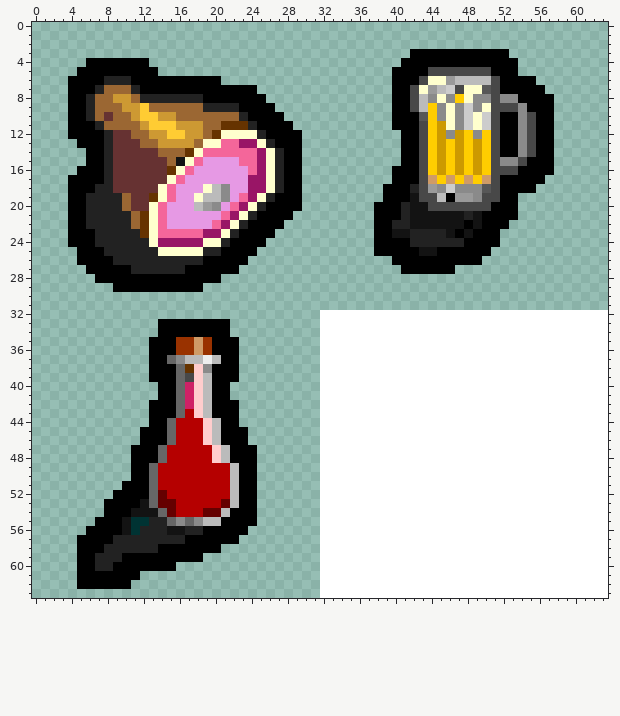
Pixel-art sprite: worlds/haxima-1.002/food.png. Above, as it was before the edit.
The file is 64x64 pixels. Colours within 5 levels of each other are drawn and written as one.
Now the later version:
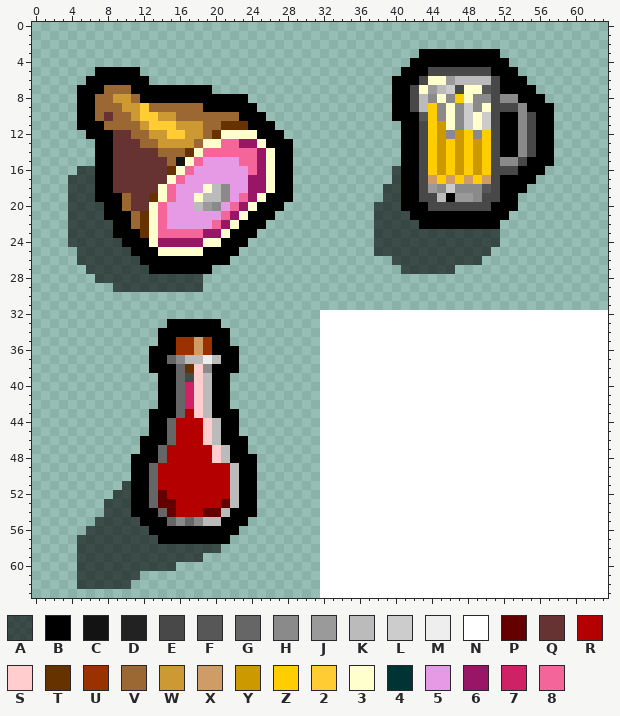
Palette (. is transparent): A #00000099  B #000000  C #131313  D #222222  E #484848  F #575757  G #666666  H #8a8a8a  J #9a9a9a  K #bbbbbb  L #cccccc  M #eeeeee  N #ffffff  P #650000  Q #663232  R #b50000  S #ffcdcd  T #663300  U #993200  V #9b6733  W #cd9933  X #cf9b67  Y #cc9900  Z #ffcd00  2 #ffcc33  3 #ffffce  4 #003333  5 #e699e4  6 #991566  7 #cf2166  8 #f4669a
The edit:
@@ x 0..63 @@
  2 ................................................................
- 3 ..........................................BBBBBBBBBBB...........
- 4 ......BBBBBBB............................BBBBBBBBBBBBB..........
- 5 .....BBBBBBBBB..........................BBBBEEEEEEEBBB..........
- 6 ....BBBBDDDBBBBBBBBBB...................BBBE33JKKKKEBBBB........
- 7 ....BBBDVVVDBBBBBBBBBBBBB...............BBE3JKLE33FEBBBBB.......
- 8 ....BBDVVWWVDDDDDDDBBBBBBB..............BBEKH3HZ3HHEHHBBBB......
- 9 ....BBDVVVWW2VVVVVVDDDDBBBB.............BBEKZH3HLH3EEEHBBB......
-10 ....BBDVQVVW22WWVVVVVVVDBBBB............BBBFZH3HL3LEBBHEBB......
-11 ....BBBDVVVVW222WWWVVTTTDBBBB...........BBBEZY3HL3LEBBHEBB......
-12 ....BBBBDQQVVWW22WWVT3333DBBBB...........BBEZYHYZHZEBBHEBB......
-13 .....BBBDQQQVVWWWWV3388663DBBB...........BBEZYZYZYZEBBHEBB......
-14 ......BBDQQQQQVVVT388888863DBB...........BBEZYZYZYZEBBHEBB......
-15 ......BBDQQQQQQVC3855558863DBB...........BBEZYZYZYZEHHEBBB......
-16 .....BBBDQQQQQQT38555555863DBB..........BBBEZYZYZYZEEEBBBB......
-17 ....BBBBDQQQQQQ385555555663DBB..........BBBEXZXZXZXEBBBBB.......
-18 ....BBBDDQQQQQ385553KH55663DBB.........BBBDEJHLHHHFEBBBB........
-19 ....BBDDDDVQQT38553KKH5863DBBB.........BBBCEEKBJJHEEBB..........
-20 ....BBDDDDVQQ38555KJH5863DBBBB........BBBDCCEEEEEEEBBB..........
-21 ....BBDDDDDVT38555555863DBBBB.........BBBDCCCCCCDCBBBB..........
-22 ....BBDDDDDVT3855555863DBBBB..........BBDDCCCCCCBCBBB...........
-23 ....BBBDDDDDT388888663DBBBB...........BBCCDDDDCBCBBB............
-24 ....BBBDDDDDD36666633DBBBB............BBBBDDDDDDBBBB............
-25 .....BBBDDDDDD33333DDBBBB.............BBBBBCCBBBBBB.............
-26 .....BBBBDDDDDDDDDDBBBBB................BBBBBBBBBB..............
-27 ......BBBBBDDDDDDBBBBBB..................BBBBBB.................
-28 .......BBBBBBBBBBBBBB...........................................
-29 .........BBBBBBBBBB.............................................
+ 3 ...........................................BBBBBBBBB............
+ 4 ..........................................BBBBBBBBBBB...........
+ 5 .......BBBBB.............................BBBEEEEEEEBBB..........
+ 6 ......BBBBBBB...........................BBBE33JKKKKEBBB.........
+ 7 .....BBBVVVBBBBBBBBB....................BBE3JKLE33FEBBBB........
+ 8 .....BBVVWWVBBBBBBBBBBBB................BBEKH3HZ3HHEHHBBB.......
+ 9 .....BBVVVWW2VVVVVVBBBBBB...............BBEKZH3HLH3EEEHBBB......
+10 .....BBVQVVW22WWVVVVVVVBBB..............BBBFZH3HL3LEBBHEBB......
+11 .....BBBVVVVW222WWWVVTTTBBB..............BBEZY3HL3LEBBHEBB......
+12 ......BBBQQVVWW22WWVT3333BBB.............BBEZYHYZHZEBBHEBB......
+13 .......BBQQQVVWWWWV3388663BBB............BBEZYZYZYZEBBHEBB......
+14 .......BBQQQQQVVVT388888863BB............BBEZYZYZYZEBBHEBB......
+15 .......BBQQQQQQVC3855558863BB............BBEZYZYZYZEHHEBBB......
+16 .....AABBQQQQQQT38555555863BB...........ABBEZYZYZYZEEEBBB.......
+17 ....AAABBQQQQQQ385555555663BB...........ABBEXZXZXZXEBBBB........
+18 ....AAABBQQQQQ385553KH55663BB..........AABBEJHLHHHFEBBB.........
+19 ....AAABBBVQQT38553KKH5863BBB..........AABBEEKBJJHEEBB..........
+20 ....AAAABBVQQ38555KJH5863BBB..........AAABBBEEEEEEEBBB..........
+21 ....AAAABBBVT38555555863BBB...........AAAABBBBBBBBBBB...........
+22 ....AAAAABBVT3855555863BBB............AAAAABBBBBBBBB............
+23 ....AAAAABBBT388888663BBB.............AAAAAAAAAAAAAA............
+24 ....AAAAAABBB36666633BBB..............AAAAAAAAAAAAAA............
+25 .....AAAAAABBB33333BBBB...............AAAAAAAAAAAAA.............
+26 .....AAAAAAABBBBBBBBBB..................AAAAAAAAAA..............
+27 ......AAAAAAABBBBBBB.....................AAAAAA.................
+28 .......AAAAAAAAAAAA.............................................
+29 .........AAAAAAAAAA.............................................
 30 ................................................................
@@ x 11..24 @@
 32 ..............
-33 ...BBBBBBBB...
+33 ....BBBBBB....
 34 ...BBBBBBBB...
-35 ..BBBUUXUBBB..
+35 ...BBUUXUBB...
 36 ..BBBUUXUBBB..
@@ x 9..26 @@
 38 ....BBBGTSHBBB....
-39 ....BBBGESKBBB....
+39 .....BBGESKBB.....
 40 .....BBG7SKBB.....
 41 .....BBG7SKBB.....
-42 ....BBBG7SKBBB....
+42 .....BBG7SKBB.....
 43 ....BBBGRSKBBB....
 44 ....BBGRRRSKBB....
-45 ...BBBGRRRSKBBB...
+45 ....BBGRRRSKBB....
 46 ...BBBGRRRSKBBB...
-47 ..BBBGRRRRRSKBBB..
+47 ...BBGRRRRRSKBB...
 48 ..BBBGRRRRRSKBBB..
@@ x 3..26 @@
 50 ........BBGRRRRRRRRKBB..
-51 .......BBBGRRRRRRRRKBB..
-52 ......BBBBGPRRRRRRRKBB..
-53 .....BBBBCGPPRRRRRPKBB..
-54 .....BBBCCCGPRRRPPKBBB..
-55 ....BBBC44DDGHGHKKBBBB..
-56 ...BBBBC4DDDCCDDBBBBB...
-57 ..BBBBDDDDDDDDBBBBBB....
-58 ..BBBDDDDDDBBBBBBB......
-59 ..BBDDDBBBBBBBBB........
-60 ..BBDDBBBBBBB...........
-61 ..BBBBBBB...............
-62 ..BBBBBB................
+51 .......ABBGRRRRRRRRKBB..
+52 ......AABBGPRRRRRRRKBB..
+53 .....AAABBGPPRRRRRPKBB..
+54 .....AAABBBGPRRRPPKBBB..
+55 ....AAAAABBBGHGHKKBBB...
+56 ...AAAAAAABBBBBBBBBB....
+57 ..AAAAAAAAABBBBBBBB.....
+58 ..AAAAAAAAAAAAAAAA......
+59 ..AAAAAAAAAAAAAA........
+60 ..AAAAAAAAAAA...........
+61 ..AAAAAAA...............
+62 ..AAAAAA................
 63 ........................
